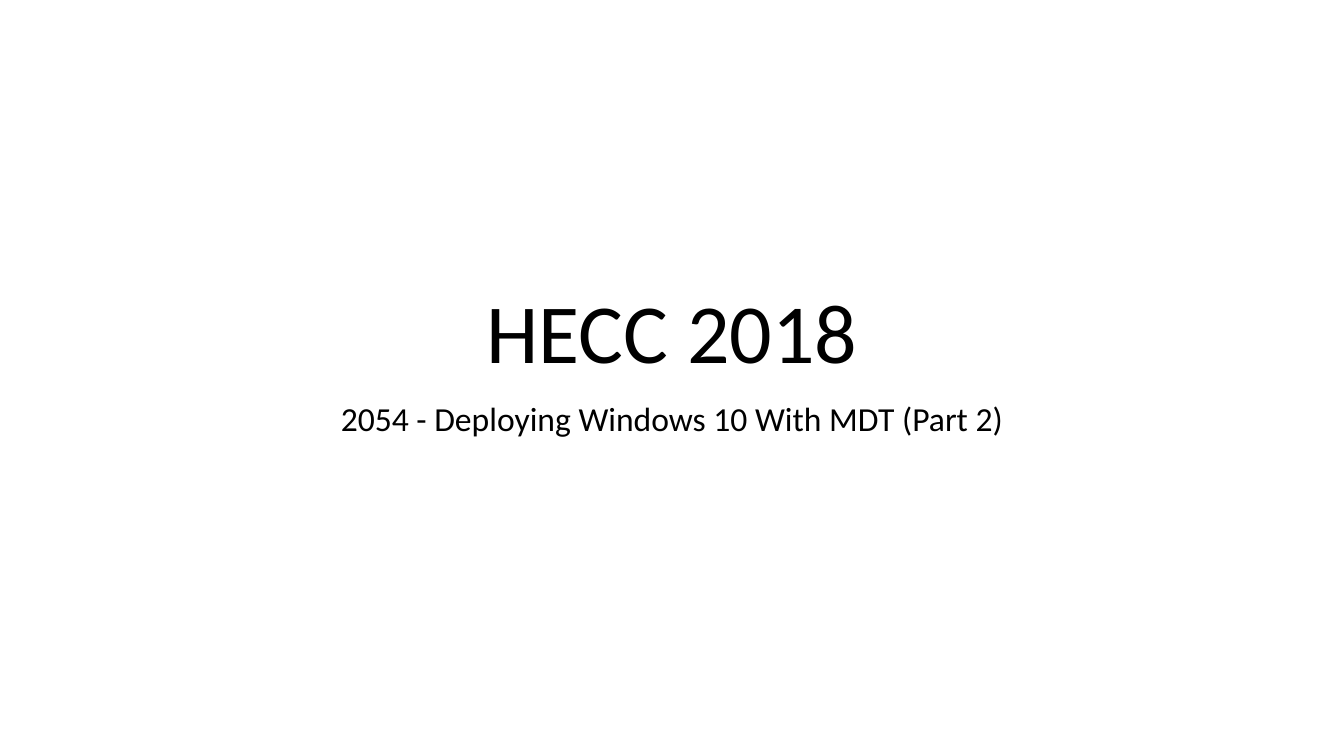
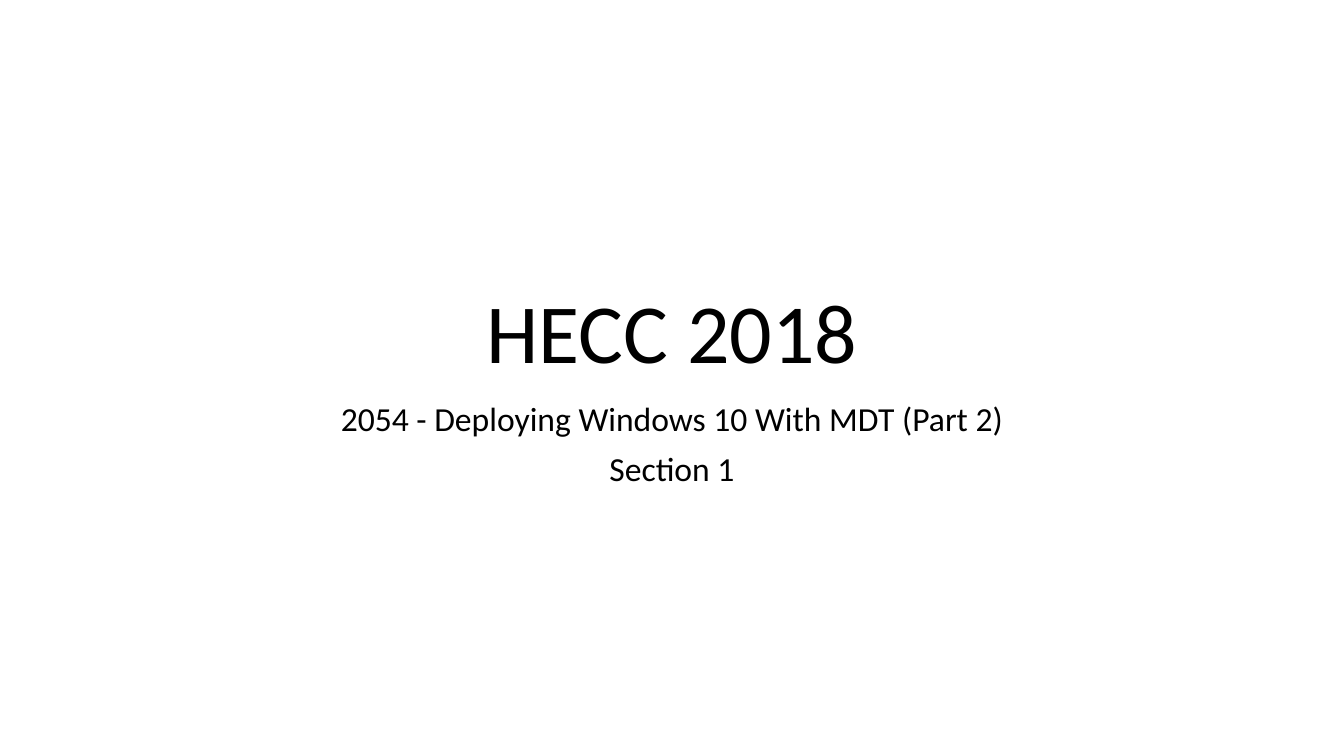
Before and after one commit to fydexx/HECC-2018, a slide deck: slide 1 of Part_02/Section01.pptx. Drawn at 1344x756 pixels with LibreOffice and Linux fonts; fonts in the diff are those of the drawing. Boxes give left, top, right and bottom in pixels: in the first picture for what was removed or moved away, otherwise in the second. Text is boxed around its words. In the diff, an @@ line names an element or a change of style, - is before the commit and + after.

```diff
--- a/Part_02/Section01.pptx
+++ b/Part_02/Section01.pptx
@@ subtitle at box(609, 457, 734, 482): paragraph added @@
+Section 1
```
Also in this commit, not shown: 1 other slide changed.
